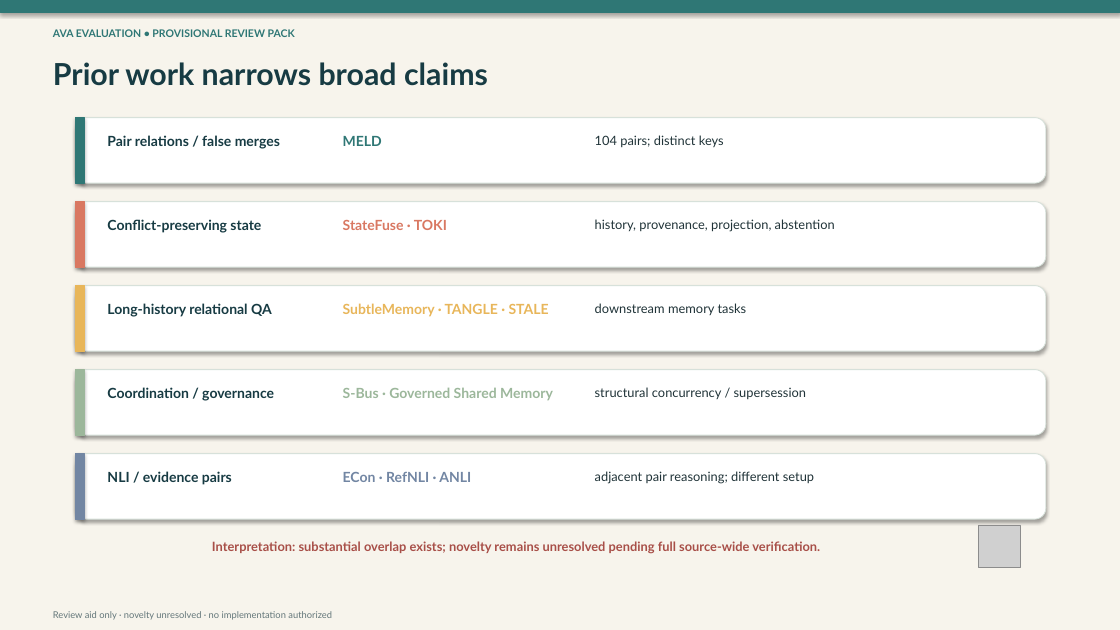
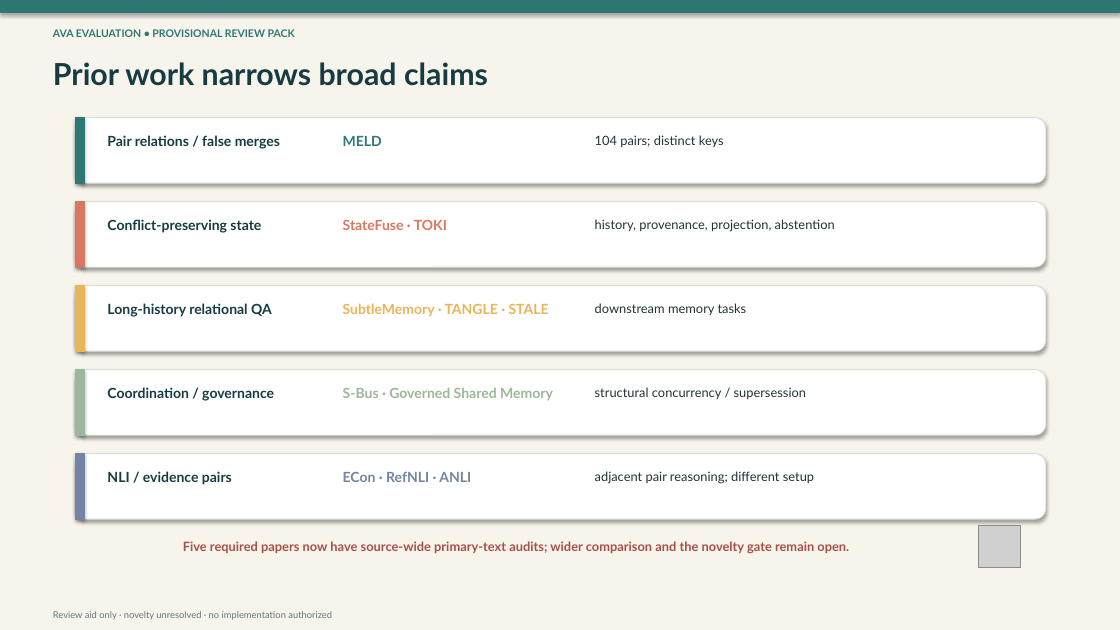
Before and after one commit to selvin-paul-raj/M.E-Thesis, a slide deck: slide 12 of docs/review-pack/AVA_Evaluation_Review_Slides.pptx. Drawn at 1120x630 pixels with LibreOffice and Linux fonts; fonts in the diff are those of the drawing; grey boxes stand for pictures. Boxes give left, top, right and bottom in pixels: in the first picture for what was removed or moved away, otherwise in the second. Text is boxed around its words. In the diff, an @@ line names an element or a change of style, - is before the commit and + after.

Commit message:
docs: record five-source AVA literature audit

```diff
--- a/docs/review-pack/AVA_Evaluation_Review_Slides.pptx
+++ b/docs/review-pack/AVA_Evaluation_Review_Slides.pptx
@@ text at (x1=183, y1=541, x2=849, y2=554): text changed @@
-Interpretation: substantial overlap exists; novelty remains unresolved pending full source-wide verification.
+Five required papers now have source-wide primary-text audits; wider comparison and the novelty gate remain open.
```
Also in this commit, not shown: 6 other slides changed, 4 other files.
